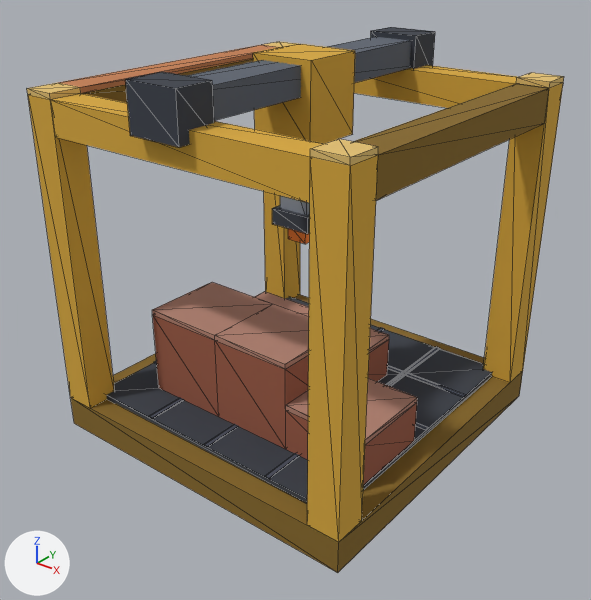
Before and after pictures for a commit that changed the glTF model assets/models/builder.glb.
The view is the same before and after, from a camera (50 mm lens) standing at (1.844, -1.217, 1.439) and looking at (0.522, 0.435, 0.414). Lighting does not change. The marker at lower left points along +X, +Y and +Z. The older version comes first. Mesh edges are drawn as thin lines. Vertices at exactly the same position are counted once.

Objects in the first picture: 'body.056', 'bridge', 'head.001', 'tier.031'.
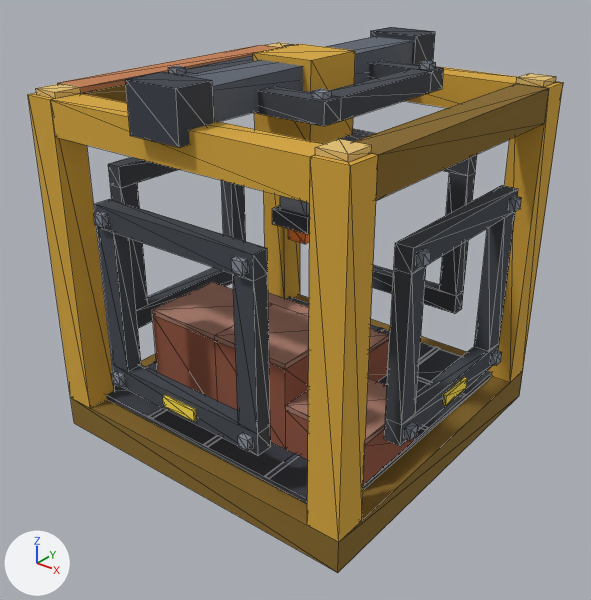
Changed parts and their boxes [x1, y1, x2, y2] in the pictures (591 x 600 px; the box of a moved part takes in the faces that stretch with it):
'body.056', reshaped
    before: [27, 41, 564, 573]
    after: [28, 42, 563, 573]
'link_y-.041', added
    after: [94, 199, 271, 455]
    faces in mat_case_dark (dark grey #42474f): [95, 199, 271, 455]
    faces in mat_steel (grey #8a919d): [94, 211, 253, 451]
    faces in mat_glow_energy (yellow #ffe14a): [163, 395, 197, 421]
'link_x+.041', added
    after: [384, 185, 522, 446]
    faces in mat_case_dark (dark grey #42474f): [384, 185, 518, 446]
    faces in mat_steel (grey #8a919d): [404, 196, 522, 441]
    faces in mat_glow_energy (yellow #ffe14a): [443, 377, 467, 406]
'link_z+.039', added
    after: [168, 44, 444, 126]
    faces in mat_case_dark (dark grey #42474f): [168, 55, 444, 126]
    faces in mat_steel (grey #8a919d): [168, 44, 436, 100]
'link_x-.041', added
    after: [108, 157, 246, 328]
'link_y+.041', added
    after: [339, 129, 477, 314]
part 1 of me_builder_body, moved or reshaped
    before: [27, 41, 564, 165]
    after: [36, 42, 556, 162]

What changed in the scene script:
```text
Change me_builder_body:
    remove me_builder_body.from_pydata(...)  # 173 vertices, 360 faces; spans x 0.0..1.0, y 0.0..1.0, z 0.0..1.016
    add me_builder_body.from_pydata(...)  # 185 vertices, 360 faces; spans x 0.0..1.0, y 0.0..1.0, z 0.0..1.016
    me_builder_body part 1
    10 vertices are removed from x 0.0..1.0, y 0.0..1.0, z 1.016
    48 faces are deleted
    2 vertices move from x 0.0..0.094, y 0.0, z 1.016 to x 0.016, y 0.016..0.094, z 1.0
    5 new vertices lie (0.078, 0.0, 0.0) away from vertices in x 0.0..0.906, y 0.0..0.906, z 1.0..1.016
    6 new vertices lie (0.0, 0.078, 0.0) away from vertices in x 0.094..0.984, y 0.906, z 1.0..1.016
    5 new vertices lie (-0.078, 0.0, 0.0) away from vertices in x 0.094, y 0.094..0.984, z 1.0..1.016
    6 new vertices lie (0.0, -0.078, 0.0) away from vertices in x 0.016..0.984, y 0.094, z 1.0..1.016
    48 new faces join them, mat_gantry_light (orange #e3c071)
Add ob_link_z__039:
    ob_link_z__039 = bpy.data.objects.new('link_z+.039', me_builder_link_z)  # 64 vertices, 108 faces; spans x 0.238..0.762, y 0.238..0.762, z 0.991..1.061; in mat_case_dark (dark grey #42474f), mat_steel (grey #8a919d), mat_glow_energy (yellow #ffe14a)
    ob_link_z__039.location = (0.0, 0.0, 0.0)
Add ob_link_y__041_1:
    ob_link_y__041_1 = bpy.data.objects.new('link_y-.041', me_builder_link_y_1)  # 72 vertices, 108 faces; spans x 0.238..0.763, y -0.028..0.038, z 0.238..0.762; in mat_case_dark (dark grey #42474f), mat_steel (grey #8a919d), mat_glow_energy (yellow #ffe14a)
    ob_link_y__041_1.location = (0.0, 0.0, 0.0)
Add ob_link_y__041:
    ob_link_y__041 = bpy.data.objects.new('link_y+.041', me_builder_link_y)  # 64 vertices, 108 faces; spans x 0.238..0.762, y 0.962..1.028, z 0.238..0.762; in mat_case_dark (dark grey #42474f), mat_steel (grey #8a919d), mat_glow_energy (yellow #ffe14a)
    ob_link_y__041.location = (0.0, 0.0, 0.0)
Add ob_link_x__041_1:
    ob_link_x__041_1 = bpy.data.objects.new('link_x-.041', me_builder_link_x_1)  # 68 vertices, 108 faces; spans x -0.028..0.038, y 0.238..0.762, z 0.238..0.762; in mat_case_dark (dark grey #42474f), mat_steel (grey #8a919d), mat_glow_energy (yellow #ffe14a)
    ob_link_x__041_1.location = (0.0, 0.0, 0.0)
Add ob_link_x__041:
    ob_link_x__041 = bpy.data.objects.new('link_x+.041', me_builder_link_x)  # 64 vertices, 108 faces; spans x 0.962..1.028, y 0.238..0.762, z 0.238..0.762; in mat_case_dark (dark grey #42474f), mat_steel (grey #8a919d), mat_glow_energy (yellow #ffe14a)
    ob_link_x__041.location = (0.0, 0.0, 0.0)
```
